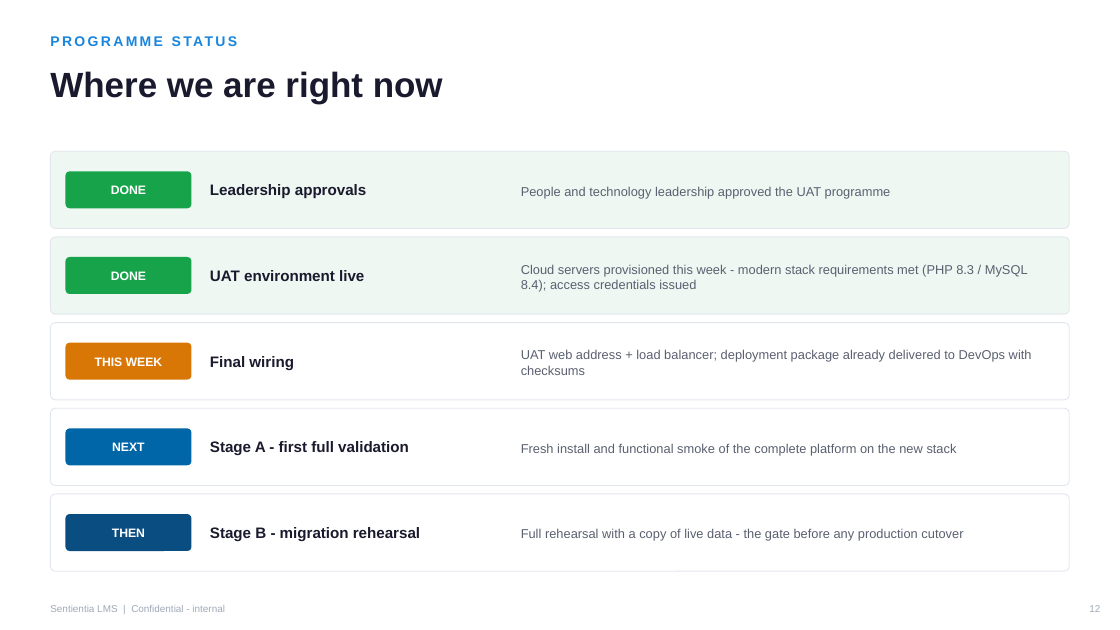
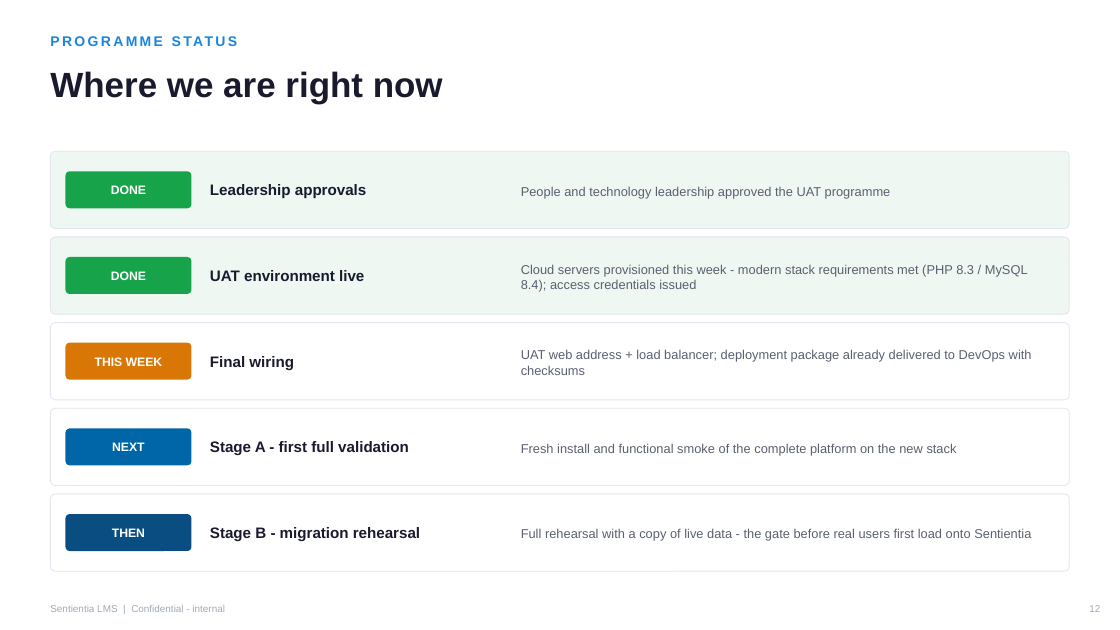
Before and after one commit to nitin-rajput-learning-tech/Airpay-Academy2.0, a slide deck: slide 12 of moodle-enhancement/docs/business/SENTIENTIA-EXECUTIVE-DECK-2026-08-21.pptx. Drawn at 1120x630 pixels with LibreOffice and Linux fonts; fonts in the diff are those of the drawing. Boxes give left, top, right and bottom in pixels: in the first picture for what was removed or moved away, otherwise in the second. Text is boxed around its words. In the diff, an @@ line names an element or a change of style, - is before the commit and + after.

```diff
--- a/moodle-enhancement/docs/business/SENTIENTIA-EXECUTIVE-DECK-2026-08-21.pptx
+++ b/moodle-enhancement/docs/business/SENTIENTIA-EXECUTIVE-DECK-2026-08-21.pptx
@@ text at (521,528,1031,541): text changed @@
-Full rehearsal with a copy of live data - the gate before any production cutover
+Full rehearsal with a copy of live data - the gate before real users first load onto Sentientia
```
Also in this commit, not shown: 9 other slides changed, 1 other file.
